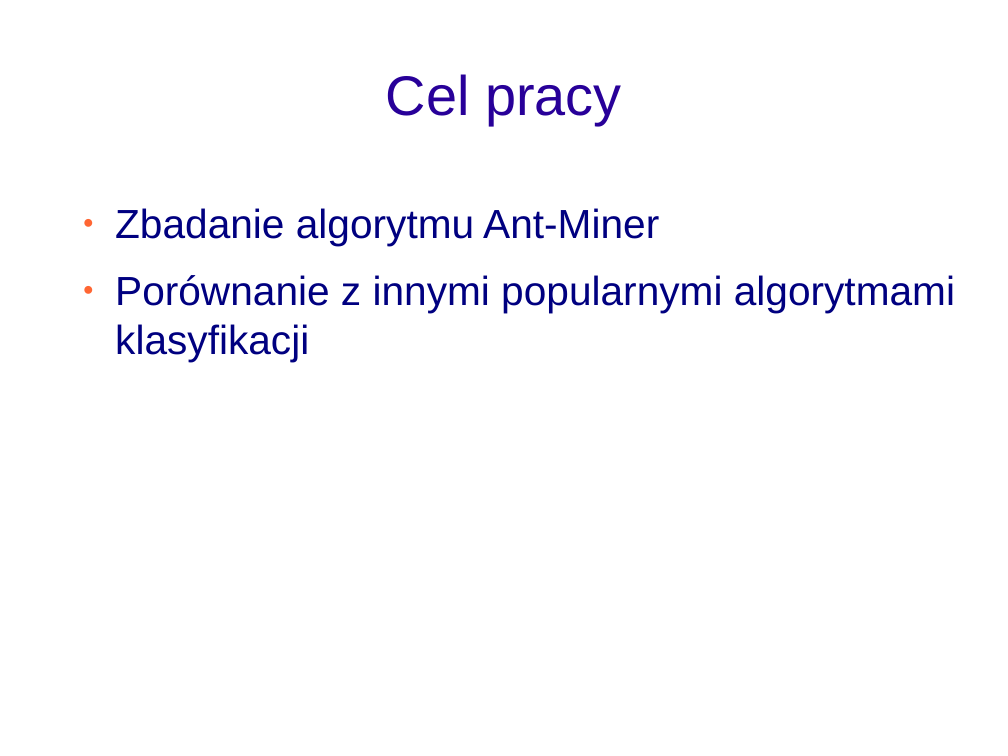
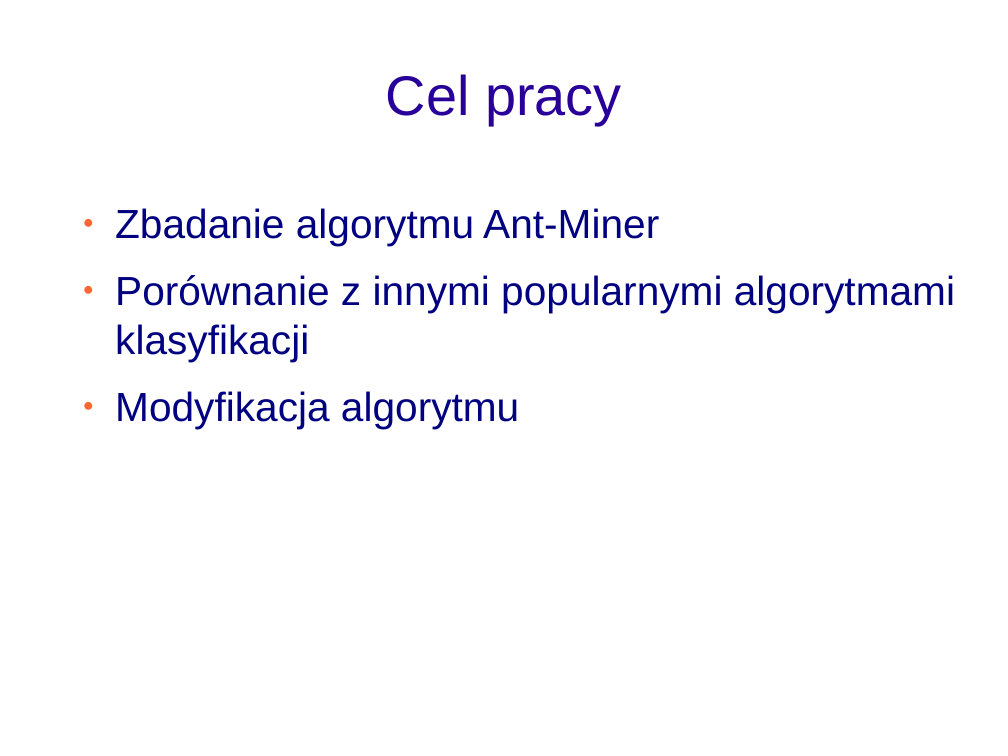
Before and after one commit to adriansidor/antminer, a slide deck: slide 3 of prezentacja_pracy_magisterskiej.odp. Drawn at 1008x756 pixels with LibreOffice and Linux fonts; fonts in the diff are those of the drawing; background and template pictures are left out. Boxes give left, top, right and bottom in pixels: in the first picture for what was removed or moved away, otherwise in the second. Text is boxed around its words. In the diff, an @@ line names an element or a change of style, - is before the commit and + after.

```diff
--- a/prezentacja_pracy_magisterskiej.odp
+++ b/prezentacja_pracy_magisterskiej.odp
@@ text at (x1=115, y1=391, x2=519, y2=428): paragraph added @@
+● Modyfikacja algorytmu
```
Also in this commit, not shown: 16 other slides changed, 5 slides added, 7 slides removed, 1 other file.
